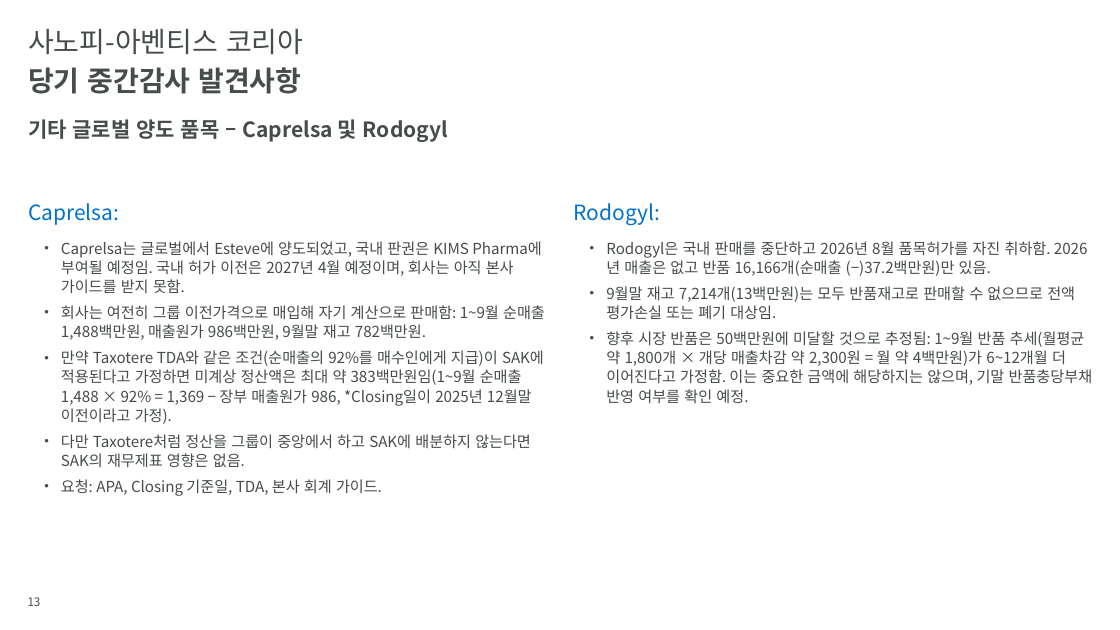
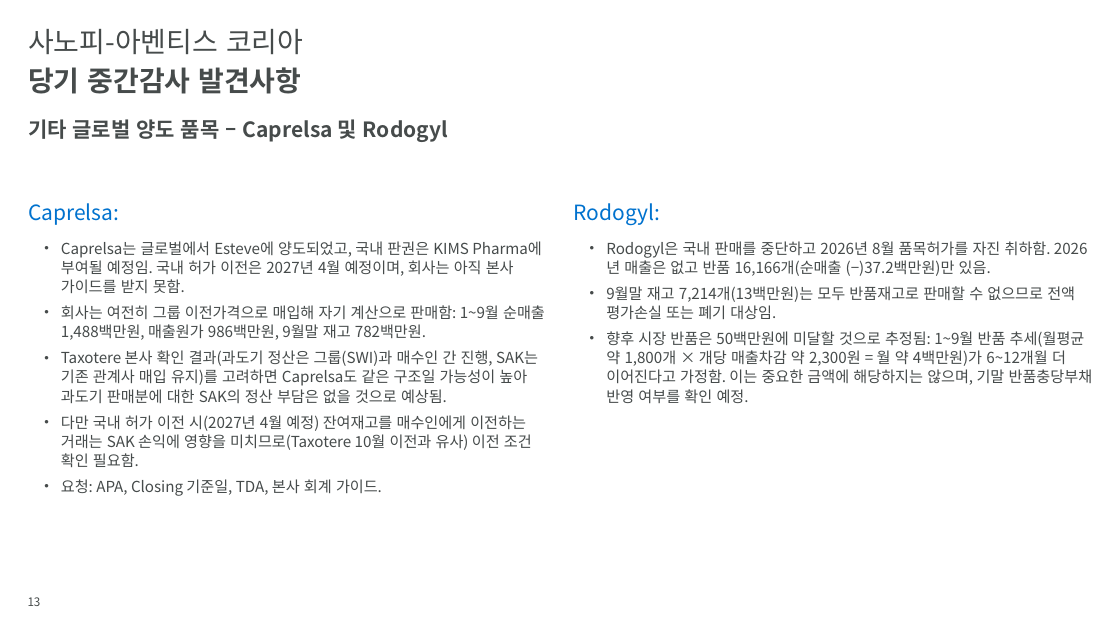
Before and after one commit to hansesle-maker/code, a slide deck: slide 13 of deliverables/SAK_FY2026_Interim_Closing_KO.pptx. Drawn at 1120x630 pixels with LibreOffice and Linux fonts; fonts in the diff are those of the drawing; background and template pictures are left out. Boxes give left, top, right and bottom in pixels: in the first picture for what was removed or moved away, otherwise in the second. Text is boxed around its words. In the diff, an @@ line names an element or a change of style, - is before the commit and + after.

```diff
--- a/deliverables/SAK_FY2026_Interim_Closing_KO.pptx
+++ b/deliverables/SAK_FY2026_Interim_Closing_KO.pptx
@@ text at (x1=61, y1=350, x2=538, y2=467): text changed @@
-  • 만약 Taxotere TDA와 같은 조건(순매출의 92%를 매수인에게 지급)이 SAK에 적용된다고 가정하면 미계상 정산액은 최대 약 383백만원임(1~9월 순매출 1,488 × 92% = 1,369 − 장부 매출원가 986, *Closing일이 2025년 12월말 이전이라고 가정).
-  • 다만 Taxotere처럼 정산을 그룹이 중앙에서 하고 SAK에 배분하지 않는다면 SAK의 재무제표 영향은 없음.
+  • Taxotere 본사 확인 결과(과도기 정산은 그룹(SWI)과 매수인 간 진행, SAK는 기존 관계사 매입 유지)를 고려하면 Caprelsa도 같은 구조일 가능성이 높아 과도기 판매분에 대한 SAK의 정산 부담은 없을 것으로 예상됨.
+  • 다만 국내 허가 이전 시(2027년 4월 예정) 잔여재고를 매수인에게 이전하는 거래는 SAK 손익에 영향을 미치므로(Taxotere 10월 이전과 유사) 이전 조건 확인 필요함.
```
Also in this commit, not shown: 7 other slides changed.
